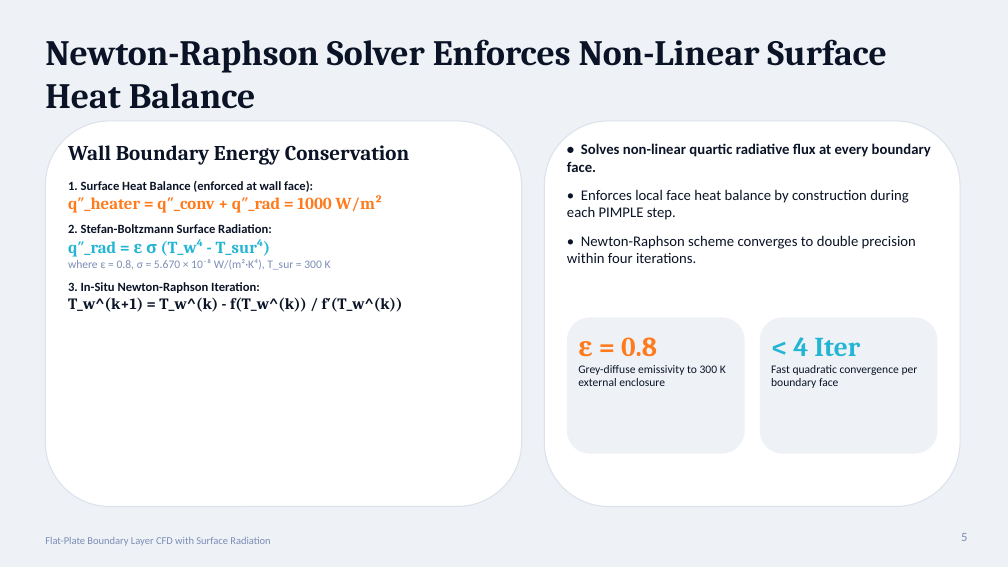
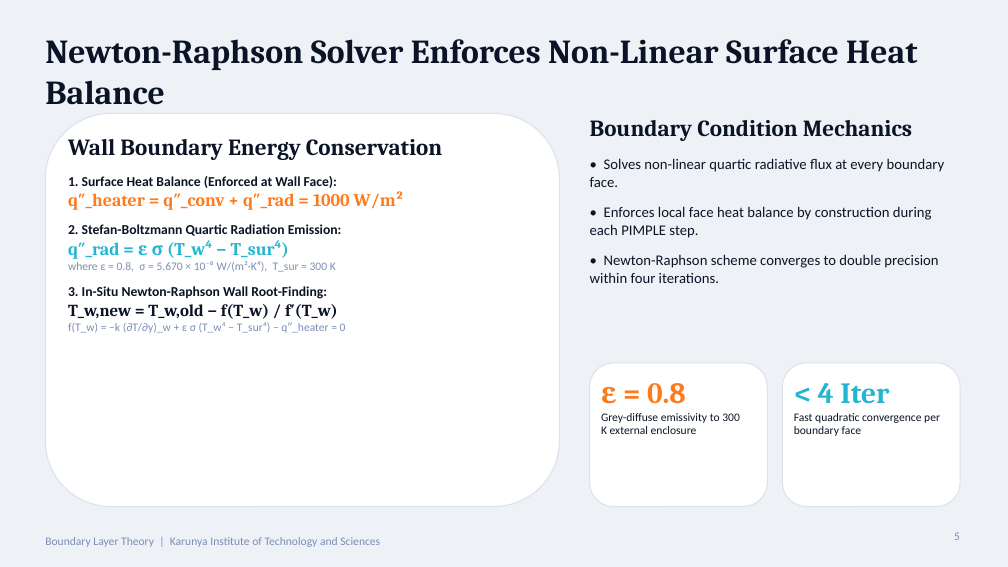
Before and after one commit to Jersam-l/flat-plate-with-radiation-cfd, a slide deck: slide 5 of Flat_Plate_Radiation_CFD_Pitch.pptx. Drawn at 1008x567 pixels with LibreOffice and Linux fonts; fonts in the diff are those of the drawing. Boxes give left, top, right and bottom in pixels: in the first picture for what was removed or moved away, otherwise in the second. Text is boxed around its words. In the diff, an @@ line names an element or a change of style, - is before the commit and + after.

```diff
--- a/Flat_Plate_Radiation_CFD_Pitch.pptx
+++ b/Flat_Plate_Radiation_CFD_Pitch.pptx
@@ text "Newton-Raphson Solver Enforces Non-Linear Surface ..." at <box>45,39,917,105</box>: size 34 to 32 pt @@
@@ rounded rectangle: place and size @@
-rounded rectangle at <box>45,121,522,507</box>
+rounded rectangle at <box>45,113,560,507</box>
@@ text at <box>68,139,442,272</box>: size 20 to 22 pt in "Wall Boundary Energy Conservation"; size 16 to 17 pt in "q″_heater = q″_conv + q″_rad = 1000 ..."; more space between paragraphs @@
@@ rounded rectangle removed at <box>544,121,960,507</box> @@
@@ text added at <box>590,120,912,141</box>, 22 pt, text #0B1426, bold @@
+Boundary Condition Mechanics
@@ text at <box>68,176,337,188</box>: text changed; size 12 to 13 pt @@
-1. Surface Heat Balance (enforced at wall face):
+1. Surface Heat Balance (Enforced at Wall Face):
@@ text "• Solves non-linear quartic radiative ...": place and size @@
-text "• Solves non-linear quartic radiative ..." at <box>567,143,931,263</box>
+text "• Solves non-linear quartic radiative ..." at <box>590,158,945,283</box>
@@ text "• Solves non-linear quartic radiative ..." at <box>590,158,945,283</box>: bold off in "• Solves non-linear quartic radiative flux at ..."; more space between paragraphs @@
@@ text at <box>68,240,289,259</box>: text changed; size 12 to 13 pt @@
-2. Stefan-Boltzmann Surface Radiation:
-q″_rad = ε σ (T_w⁴ - T_sur⁴)
+2. Stefan-Boltzmann Quartic Radiation Emission:
+q″_rad = ε σ (T_w⁴ − T_sur⁴)
@@ text at <box>68,286,346,333</box>: text changed; size 15 to 11 pt; font Cambria to Calibri @@
-3. In-Situ Newton-Raphson Iteration:
-T_w^(k+1) = T_w^(k) - f(T_w^(k)) / f′(T_w^(k))
+3. In-Situ Newton-Raphson Wall Root-Finding:
+T_w,new = T_w,old − f(T_w) / f′(T_w)
+f(T_w) = −k (∂T/∂y)_w + ε σ (T_w⁴ − T_sur⁴) − q″_heater = 0
@@ rounded rectangle at <box>590,363,768,507</box>: fill #EEF2F7 to #FFFFFF; outline none to #DCE2EC 1 pt @@
@@ rounded rectangle: place and size @@
-rounded rectangle at <box>567,318,745,454</box>
+rounded rectangle at <box>590,363,768,507</box>
@@ text at <box>601,383,686,404</box>: size 26 to 28 pt in "ε = 0.8" @@
@@ text "ε = 0.8": place and size @@
-text "ε = 0.8" at <box>578,337,726,386</box>
+text "ε = 0.8" at <box>601,383,740,434</box>
@@ rounded rectangle: place and size @@
-rounded rectangle at <box>760,318,938,454</box>
+rounded rectangle at <box>783,363,960,507</box>
@@ rounded rectangle at <box>783,363,960,507</box>: fill #EEF2F7 to #FFFFFF; outline none to #DCE2EC 1 pt @@
@@ text "< 4 Iter": place and size @@
-text "< 4 Iter" at <box>771,337,918,388</box>
+text "< 4 Iter" at <box>794,383,940,436</box>
@@ text at <box>818,383,889,404</box>: size 26 to 28 pt in "< 4 Iter" @@
@@ text at <box>45,537,380,547</box>: text changed; size 10 to 11 pt @@
-Flat-Plate Boundary Layer CFD with Surface Radiation
+Boundary Layer Theory | Karunya Institute of Technology and Sciences
@@ text "5": place and size @@
-text "5" at <box>961,533,967,541</box>
+text "5" at <box>954,532,960,540</box>
@@ text "5" at <box>954,532,960,540</box>: size 12 to 11 pt @@
```
Also in this commit, not shown: 13 other slides changed, 25 other files.
